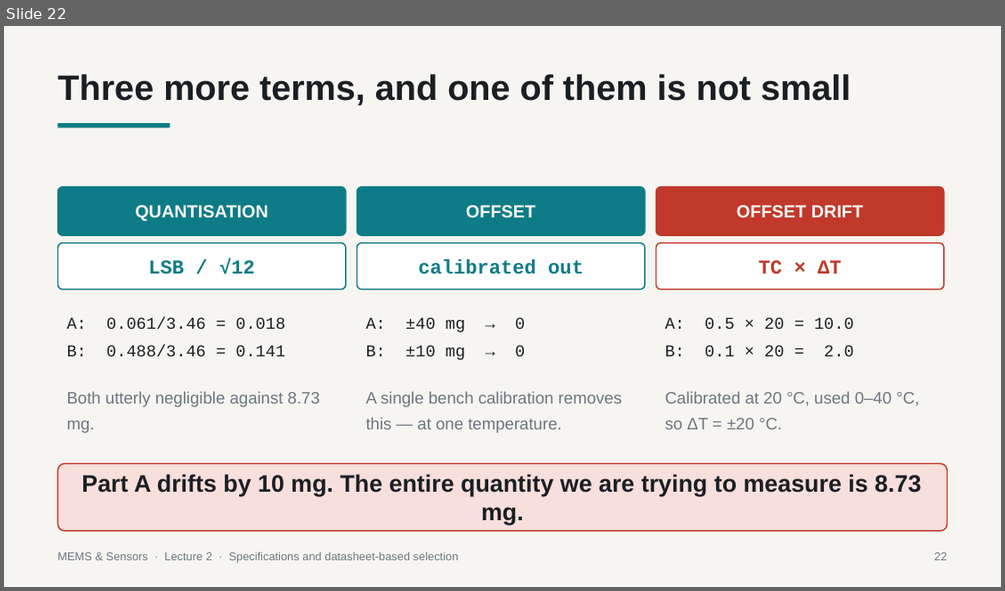
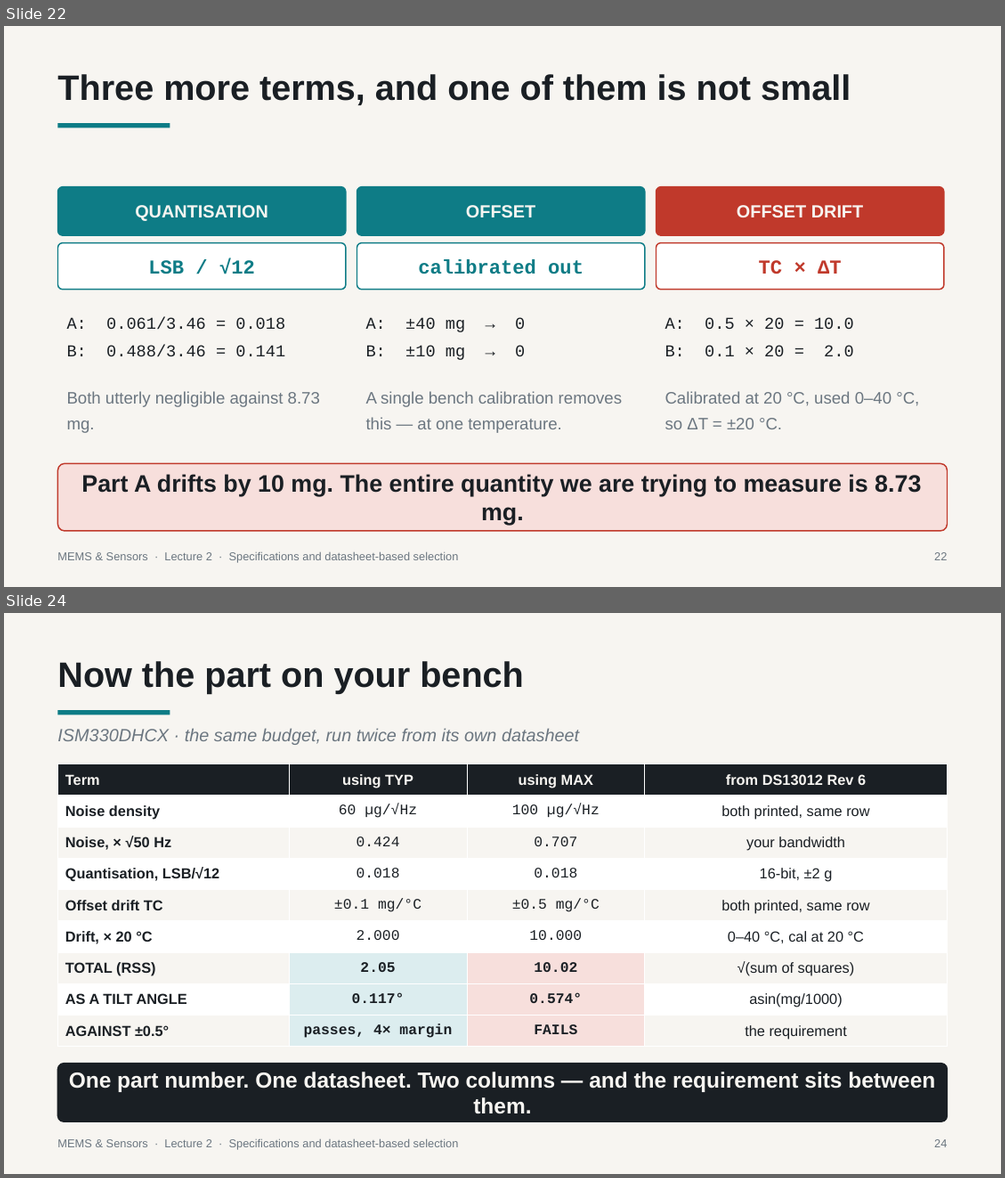
Before and after one commit to Vhovh99/mems-and-sensors-subject, a slide deck: lectures/lecture-02/output/L2-sensor-specifications-and-selection.pptx. Shown one above the other, each under a label of ours: slide 22 before the commit, slides 22 and 24 after it; the slides between them are not shown. The pictures are 1005x591 and 1005x1178 pixels, drawn with LibreOffice and Linux fonts; fonts in the diff are those of the drawing. Boxes give left, top, right and bottom in pixels: in the first picture for what was removed or moved away, otherwise in the second. Text is boxed around its words. In the diff, an @@ line names an element or a change of style, - is before the commit and + after.

```diff
--- a/lectures/lecture-02/output/L2-sensor-specifications-and-selection.pptx
+++ b/lectures/lecture-02/output/L2-sensor-specifications-and-selection.pptx
@@ slide 24 added at box(4, 613, 1001, 1174), background #FFFFFF @@
@@ rectangle added at box(4, 613, 1001, 1174), fill #F7F5F1 @@
@@ text added at box(57, 661, 524, 693), 34 pt, text #1A1F24, bold @@
+Now the part on your bench
@@ rectangle added at box(57, 710, 170, 714), fill #0E7C86 @@
@@ text added at box(57, 728, 579, 745), 17 pt, text #6B7680, italic @@
+ISM330DHCX · the same budget, run twice from its own datasheet
@@ table added at box(57, 764, 947, 1046), 9 rows, 4 columns @@
+Term | using TYP | using MAX | from DS13012 Rev 6
+Noise density | 60 µg/√Hz | 100 µg/√Hz | both printed, same row
+Noise, × √50 Hz | 0.424 | 0.707 | your bandwidth
+Quantisation, LSB/√12 | 0.018 | 0.018 | 16-bit, ±2 g
+Offset drift TC | ±0.1 mg/°C | ±0.5 mg/°C | both printed, same row
+Drift, × 20 °C | 2.000 | 10.000 | 0–40 °C, cal at 20 °C
+TOTAL (RSS) | 2.05 | 10.02 | √(sum of squares)
+AS A TILT ANGLE | 0.117° | 0.574° | asin(mg/1000)
+AGAINST ±0.5° | passes, 4× margin | FAILS | the requirement
@@ rounded rectangle added at box(57, 1063, 947, 1121), fill #1A1F24, outline #1A1F24 1.25 pt, 21 pt, text #F7F5F1, bold @@
+One part number. One datasheet. Two columns — and the requirement sits between them.
@@ text added at box(57, 1138, 459, 1150), 11 pt, text #6B7680 @@
+MEMS & Sensors · Lecture 2 · Specifications and datasheet-based selection
@@ text added at box(934, 1139, 947, 1147), 11 pt, text #6B7680 @@
+24
```
Also in this commit, not shown: 11 slides changed, 41 other files.
